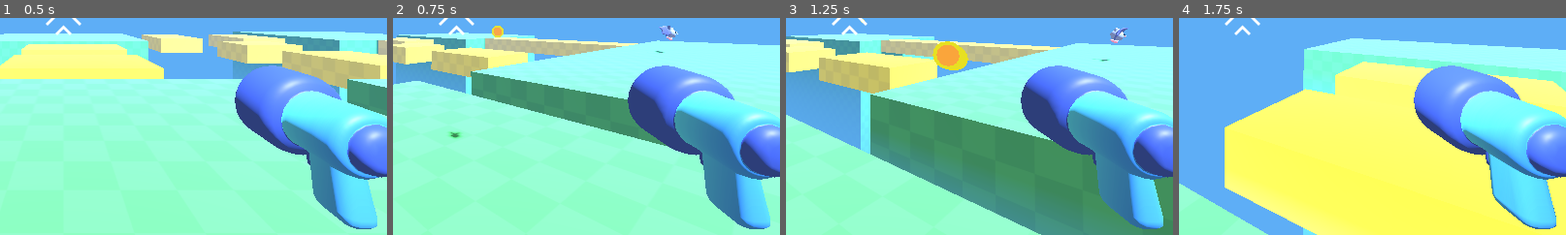
Above: before the commit, frames 1-4 (left to right).
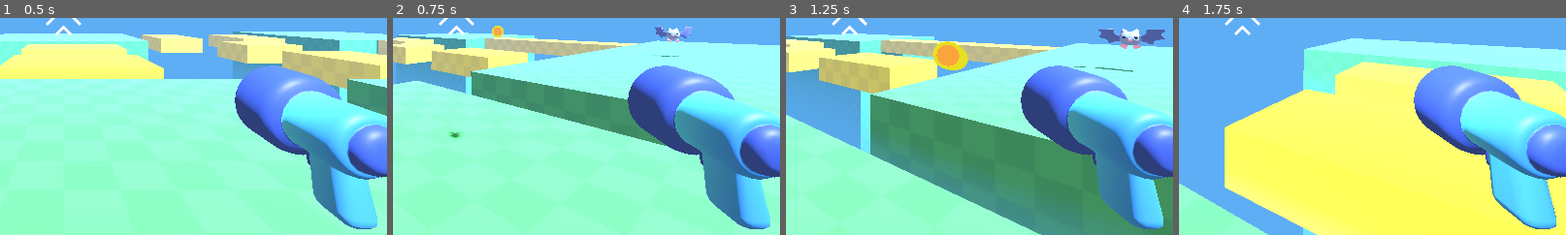
Above: after the commit, the same moments.

Repository: aland96/vampire3D
Game: Godot game, scene res://game.tscn
Two runs of this game, one before a commit and one after it. Both use one fixed random seed, a clock stepped at 60 frames per second and the inputs below.
Inputs (mouse positions are % of the whole screen's width and height, from its top left):
- Up to frame 1 (0.5 s): no input
- Up to frame 2 (0.75 s): tap Enter at 0.5 s; move the mouse to (55, 50) at 0.52 s; press the mouse at (55, 50) at 0.53 s; hold W (move_forward) from 0.53 s (still down)
- Up to frame 3 (1.25 s): keep holding W (move_forward); tap Space (jump) at 0.77 s
- Up to frame 4 (1.75 s): keep holding W (move_forward); move the mouse to (45, 50) at 1.27 s; release the mouse at (45, 50) at 1.28 s; click (45, 50) at 1.35 s; tap Space (jump) at 1.52 s
The pictures show only the part of the screen within x 42-92%, y 50-100%; the shares and areas given below are measured in that part.

Frame 1 is identical in both runs. In frame 2, 0.4% of the frame differs, in the area x 66-78%, y 3-18%; in frame 3, 1.1%, in the area x 74-98%, y 4-25%; in frame 4, nothing differs.

Commit message:
mobs move towards player and take damage and die

Diff:
--- a/mob/bat/bat_model.tscn
+++ b/mob/bat/bat_model.tscn
@@ -214,6 +214,7 @@
 
 [node name="AnimationTree" type="AnimationTree" parent="." index="2"]
 unique_name_in_owner = true
+root_node = NodePath("%AnimationTree/..")
 tree_root = SubResource("AnimationNodeBlendTree_scfiv")
 anim_player = NodePath("../AnimationPlayer")
 parameters/OneShot/active = false
--- a/mob/mob.gd
+++ b/mob/mob.gd
@@ -1,7 +1,38 @@
 extends RigidBody3D
+
+var health = 3.0
+var speed = randf_range(2.0, 4.0)
 
 @onready var bat_model: Node3D = %bat_model
 
+@onready var player = get_node("/root/Game/Player")
+
+func _physics_process(delta: float) -> void:
+	var direction = global_position.direction_to(player.global_position)
+	direction.y = 0.0
+	linear_velocity = direction * speed
+	bat_model.rotation.y = Vector3.FORWARD.signed_angle_to(direction, Vector3.UP) + PI
+	pass
+
 func take_damage():
+	if health == 0:
+		return
+
 	bat_model.hurt()
+
+	health -= 1
+
+	if health == 0:
+		set_physics_process(false)
+		gravity_scale = 1.0
+		var direction = -1.0 * global_position.direction_to(player.global_position)
+		var force = Vector3.UP * randf_range(1.0, 5.0)
+		apply_central_impulse(direction * 10.0 + force)
+		%Timer.start()
+		lock_rotation = false
 	pass
+
+
+func _on_timer_timeout() -> void:
+	queue_free()
+	pass
--- a/mob/mob.tscn
+++ b/mob/mob.tscn
@@ -8,6 +8,7 @@
 
 [node name="Mob" type="RigidBody3D"]
 gravity_scale = 0.0
+lock_rotation = true
 script = ExtResource("1_6jlfs")
 
 [node name="CollisionShape3D" type="CollisionShape3D" parent="."]
@@ -15,3 +16,10 @@
 
 [node name="bat_model" parent="." instance=ExtResource("1_7b8ug")]
 unique_name_in_owner = true
+
+[node name="Timer" type="Timer" parent="."]
+unique_name_in_owner = true
+wait_time = 2.0
+one_shot = true
+
+[connection signal="timeout" from="Timer" to="." method="_on_timer_timeout"]
